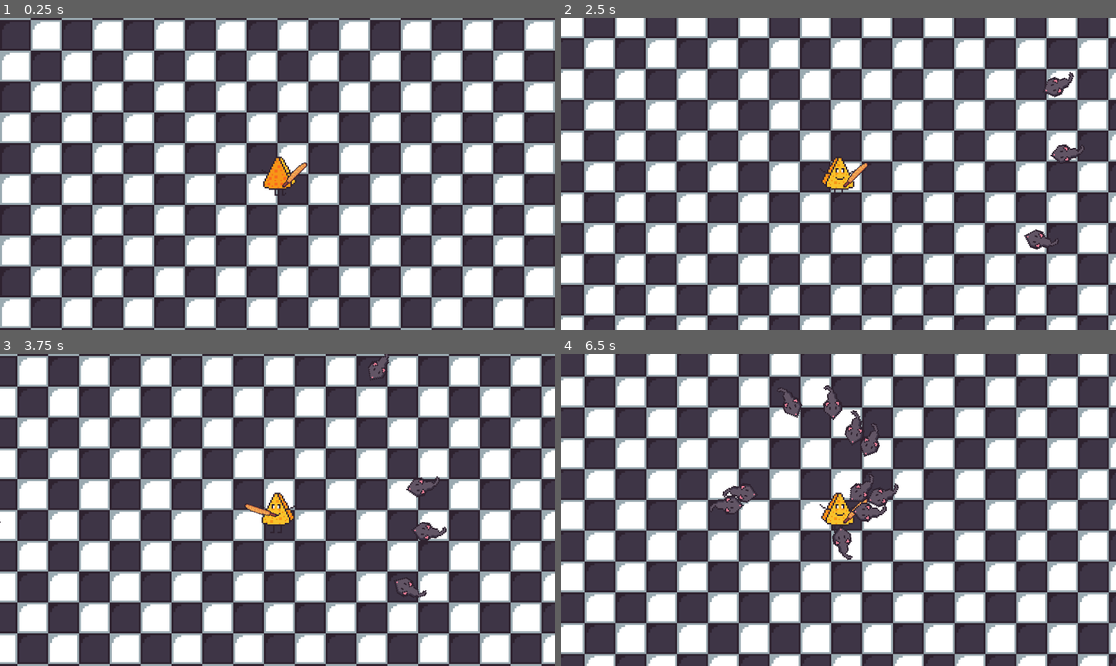
Above: before the commit, frames 1-4 (two rows, left to right).
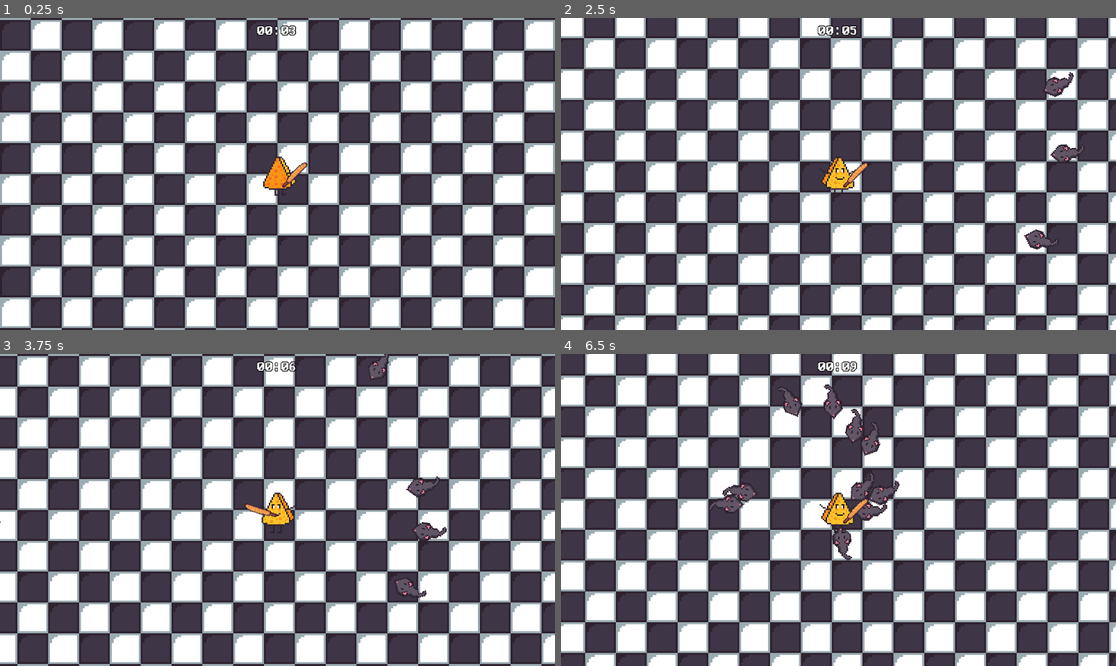
Above: after the commit, the same moments.

Repository: Fiss53/CheeseSurvivor
Game: Godot game, scene res://Scenes/MainScene.tscn
Two runs of this game, one before a commit and one after it. Both use one fixed random seed, a clock stepped at 60 frames per second and the inputs below.
Inputs:
- Up to frame 1 (0.25 s): no input
- Up to frame 2 (2.5 s): tap Enter at 0.5 s; hold Right (ui_right) 0.53-1.28 s; hold Down (ui_down) 1.28-2.03 s; hold Right (ui_right) from 2.03 s (still down)
- Up to frame 3 (3.75 s): release Right (ui_right) at 2.78 s; hold Up (ui_up) 2.78-3.53 s; hold Left (ui_left) from 3.53 s (still down)
- Up to frame 4 (6.5 s): release Left (ui_left) at 5.03 s; hold Down (ui_down) 5.03-5.78 s; hold Right (ui_right) from 5.78 s (still down)

The runs differ from the first frame. In frame 1, 0.2% of the frame differs, in the area x 46-54%, y 2-6%; in frame 2, 0.2%; in frame 3, 0.2%; in frame 4, 12%, in the area x 0-100%, y 0-100%.

Commit message:
Déplacement d'un script dans le bon dossier, modification du label

Diff:
--- a/Scenes/MainScene.tscn
+++ b/Scenes/MainScene.tscn
@@ -5,8 +5,8 @@
 [ext_resource type="Texture2D" uid="uid://ds7ovdjey2pi4" path="res://Assets/CharacterSheet.png" id="2_48xf5"]
 [ext_resource type="FontFile" uid="uid://cw5l03t1e0nu8" path="res://Fonts/AcPlus_IBM_BIOS.ttf" id="3_cev2e"]
 [ext_resource type="Script" path="res://Scripts/EnnemyPool.gd" id="3_v0ycr"]
-[ext_resource type="Script" path="res://Scenes/TimeLabel.gd" id="4_yr7lc"]
 [ext_resource type="PackedScene" uid="uid://bqomsa8qaxu1k" path="res://Prefabs/Weapons/BaguetteSword.tscn" id="5_rq75v"]
+[ext_resource type="Script" path="res://Scripts/TimeLabel.gd" id="5_wd5px"]
 
 [sub_resource type="TileMapPattern" id="TileMapPattern_samy0"]
 tile_data = PackedInt32Array(0, 65536, 0, 65536, 0, 0, 1, 0, 0, 65537, 65536, 0)
@@ -183,6 +183,9 @@
 
 [sub_resource type="LabelSettings" id="LabelSettings_5lgrv"]
 font = ExtResource("3_cev2e")
+font_size = 20
+outline_size = 5
+outline_color = Color(0, 0, 0, 1)
 
 [node name="MainScene" type="Node2D"]
 
@@ -191,6 +194,9 @@
 cell_quadrant_size = 64
 format = 2
 layer_0/tile_data = PackedInt32Array(65538, 0, 0, 65539, 65536, 0, 3, 0, 0, 2, 65536, 0, -2883650, 0, 0, -2818114, 6553 …(193758 unchanged characters)…
+
+[node name="EnnemyPool" type="Node2D" parent="."]
+script = ExtResource("3_v0ycr")
 
 [node name="Player" type="CharacterBody2D" parent="."]
 script = ExtResource("1_72qwc")
@@ -212,21 +218,18 @@
 anchor_top = 0.5
 anchor_right = 0.5
 anchor_bottom = 0.5
-offset_left = -40.5
-offset_top = -357.0
-offset_right = 40.5
-offset_bottom = -331.0
+offset_left = -67.0
+offset_top = -309.0
+offset_right = 67.0
+offset_bottom = -283.0
 grow_horizontal = 2
 grow_vertical = 2
 text = "Time label"
 label_settings = SubResource("LabelSettings_5lgrv")
 horizontal_alignment = 1
 vertical_alignment = 1
-script = ExtResource("4_yr7lc")
+script = ExtResource("5_wd5px")
 
 [node name="Weapon" parent="Player" instance=ExtResource("5_rq75v")]
 texture_filter = 1
 position = Vector2(38, 0)
-
-[node name="EnnemyPool" type="Node2D" parent="."]
-script = ExtResource("3_v0ycr")
Renamed: Scenes/TimeLabel.gd -> Scripts/TimeLabel.gd
